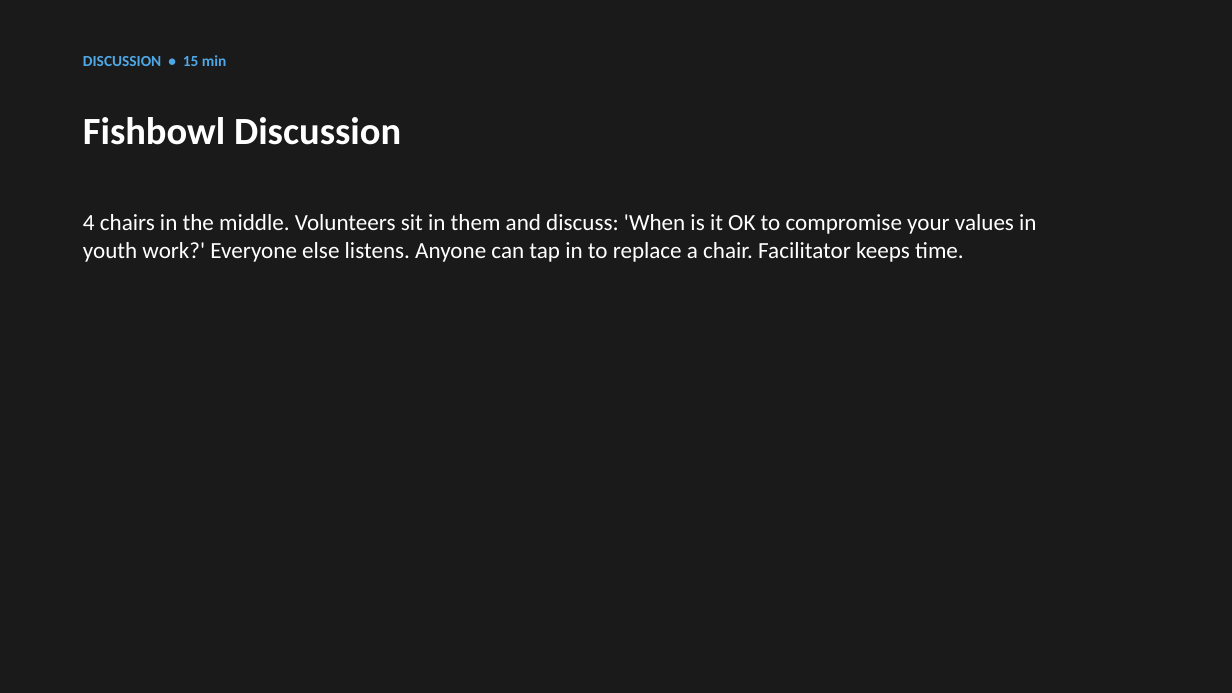
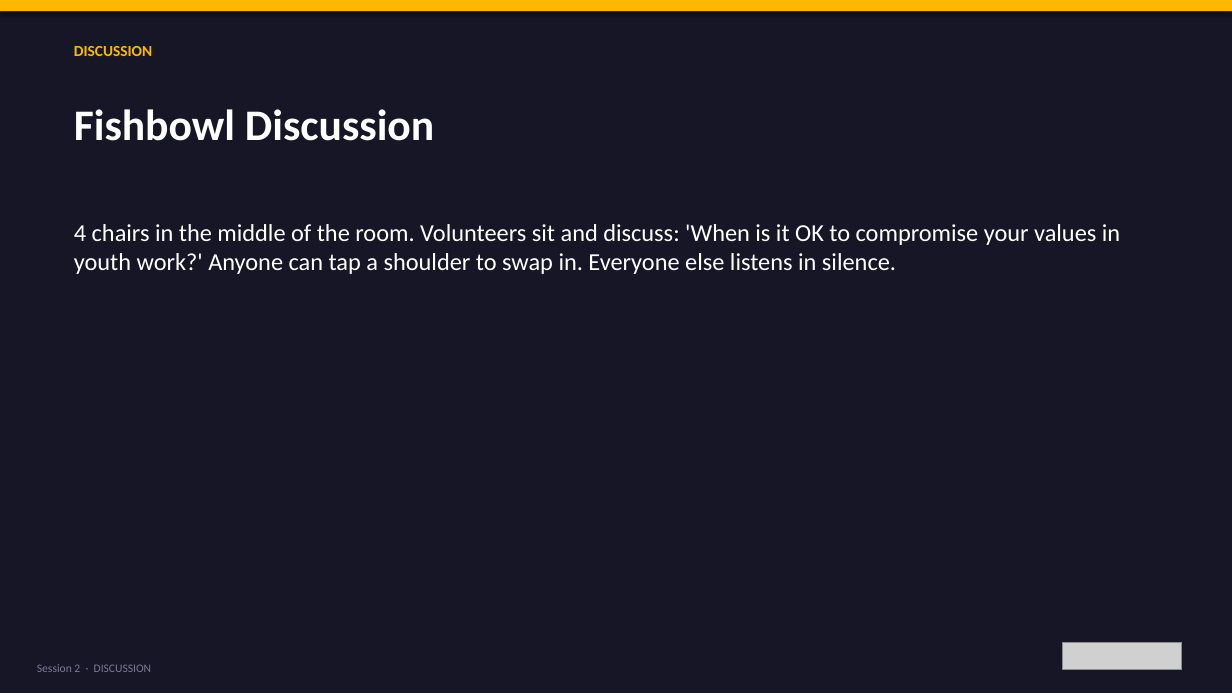
Before and after one commit to bh1ff/cpd-v2, a slide deck: slide 24 of assets/downloads/Session-2-Your-Values-Under-Pressure.pptx (slide 13 before the commit). Drawn at 1232x693 pixels with LibreOffice and Linux fonts; fonts in the diff are those of the drawing; grey boxes stand for pictures. Boxes give left, top, right and bottom in pixels: in the first picture for what was removed or moved away, otherwise in the second. Text is boxed around its words. In the diff, an @@ line names an element or a change of style, - is before the commit and + after.

```diff
--- a/assets/downloads/Session-2-Your-Values-Under-Pressure.pptx
+++ b/assets/downloads/Session-2-Your-Values-Under-Pressure.pptx
@@ background #1A1A1A to #161627 @@
@@ rectangle added at [0,0,1232,11], fill #FFB800 @@
@@ text at [74,46,152,56]: text changed; text colour #4EA8E6 to #FFB800 @@
-DISCUSSION • 15 min
+DISCUSSION
@@ text "Fishbowl Discussion": place and size @@
-text "Fishbowl Discussion" at [83,117,401,145]
+text "Fishbowl Discussion" at [74,109,434,141]
@@ text "Fishbowl Discussion" at [74,109,434,141]: size 30 to 34 pt @@
@@ text at [74,224,1120,274]: text changed; size 18 to 19 pt @@
-4 chairs in the middle. Volunteers sit in them and discuss: 'When is it OK to compromise your values in youth work?' Everyone else listens. Anyone can tap in to replace a chair. Facilitator keeps time.
+4 chairs in the middle of the room. Volunteers sit and discuss: 'When is it OK to compromise your values in youth work?' Anyone can tap a shoulder to swap in. Everyone else listens in silence.
@@ picture added at [1063,642,1182,670] @@
@@ text added at [37,664,152,672], 9 pt, text #7B7B96 @@
+Session 2 · DISCUSSION
```
Also in this commit, not shown: 10 other slides changed, 21 slides added, 6 slides removed, 2 other files.
